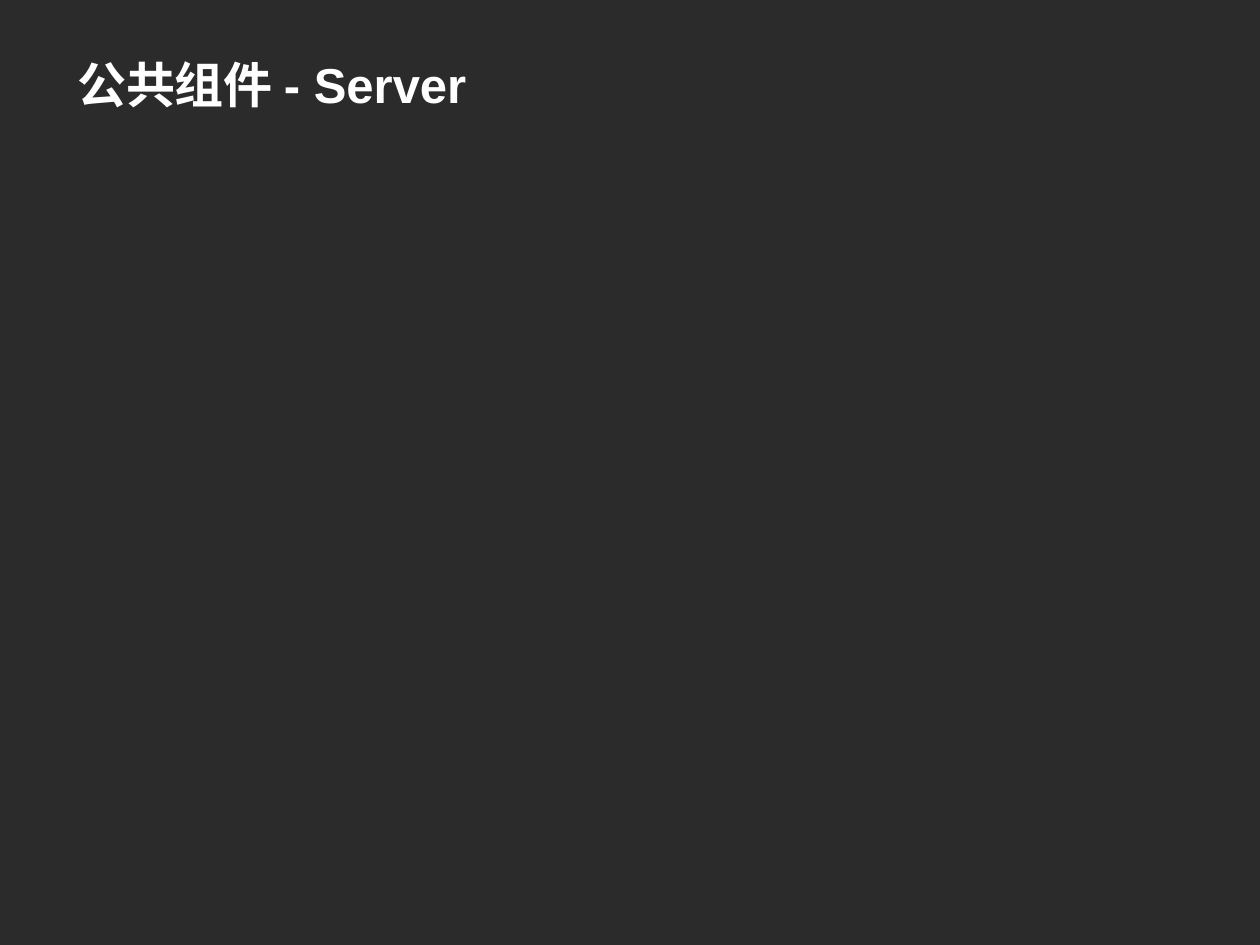
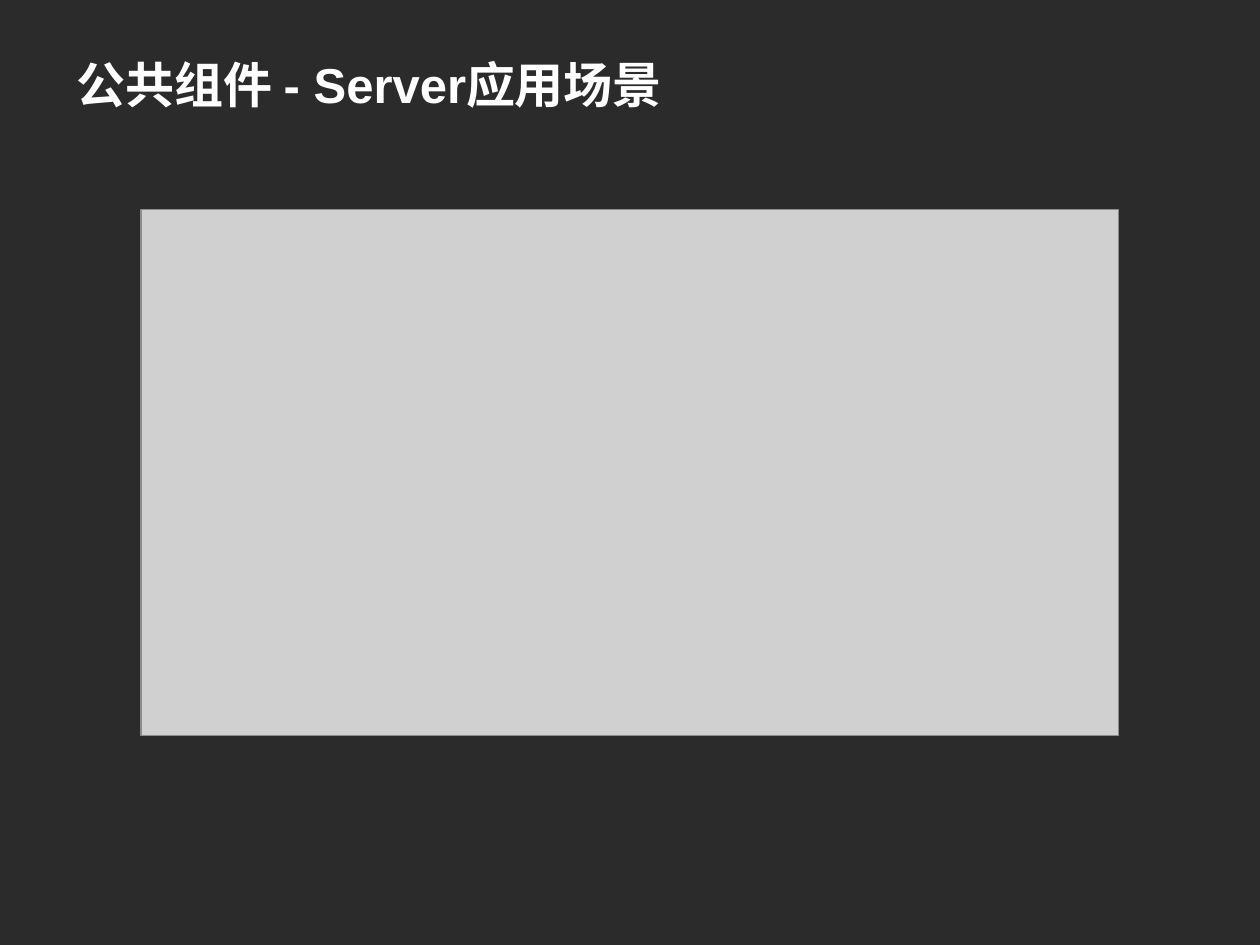
Before and after one commit to machicao2013/mooon, a slide deck: slide 10 of distributed_platform/docs/mooon.ppt (slide 9 before the commit). Drawn at 1260x945 pixels with LibreOffice and Linux fonts; fonts in the diff are those of the drawing; grey boxes stand for pictures; background and template pictures are left out; a plain dark background stands for a picture behind light text. Boxes give left, top, right and bottom in pixels: in the first picture for what was removed or moved away, otherwise in the second. Text is boxed around its words. In the diff, an @@ line names an element or a change of style, - is before the commit and + after.

```diff
--- a/distributed_platform/docs/mooon.ppt
+++ b/distributed_platform/docs/mooon.ppt
@@ title at [77, 61, 662, 108]: text changed @@
-公共组件 - Server
+公共组件 - Server应用场景
@@ picture added at [141, 209, 1119, 736] @@
```
Also in this commit, not shown: 8 other slides changed, 10 slides added, 2 slides removed, 1 other file.
